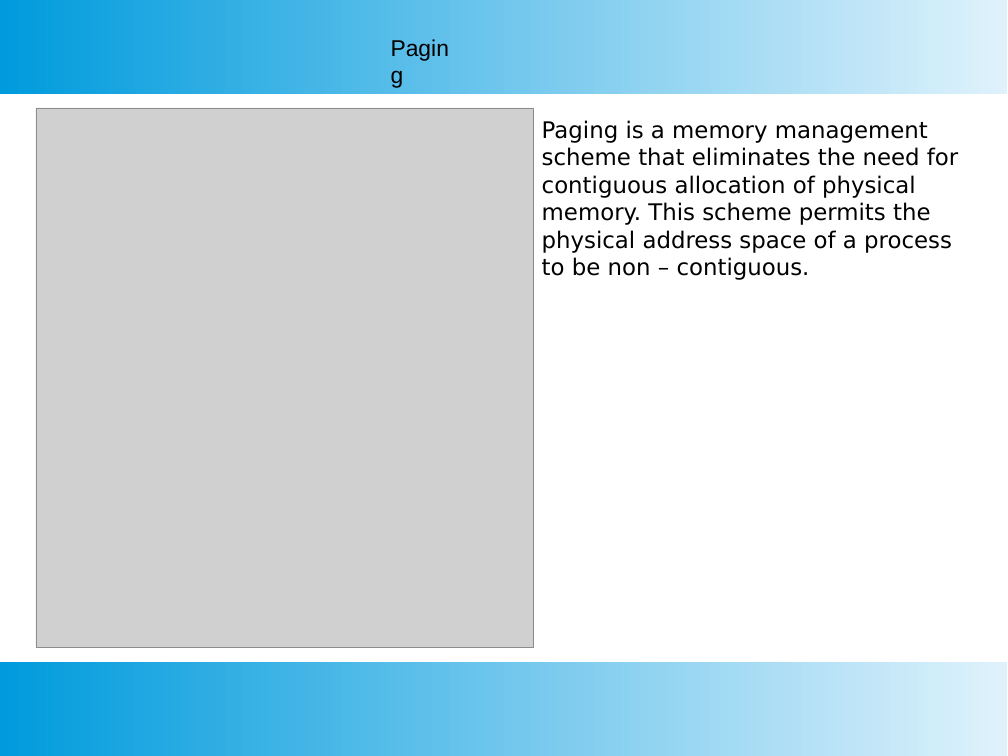
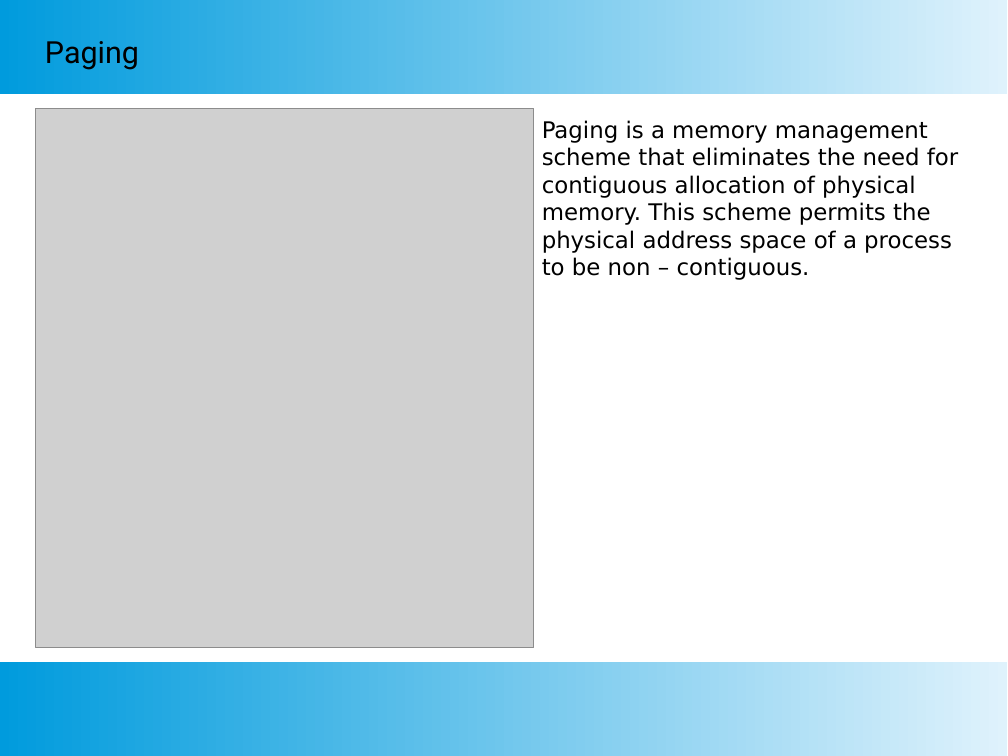
Before and after one commit to SubhajitCode/Seminar, a slide deck: slide 15 of Seminar 02/Seminar 2.pptx. Drawn at 1008x756 pixels with LibreOffice and Linux fonts; fonts in the diff are those of the drawing; grey boxes stand for pictures. Boxes give left, top, right and bottom in pixels: in the first picture for what was removed or moved away, otherwise in the second. Text is boxed around its words. In the diff, an @@ line names an element or a change of style, - is before the commit and + after.

```diff
--- a/Seminar 02/Seminar 2.pptx
+++ b/Seminar 02/Seminar 2.pptx
@@ text "Paging": place and size @@
-text "Paging" at (381, 28, 470, 65)
+text "Paging" at (45, 41, 139, 70)
@@ text "Paging" at (45, 41, 139, 70): size 18 to 24 pt, font Arial to Roboto @@
```
Also in this commit, not shown: 25 other slides changed, 1 slide added, 8 other files.
